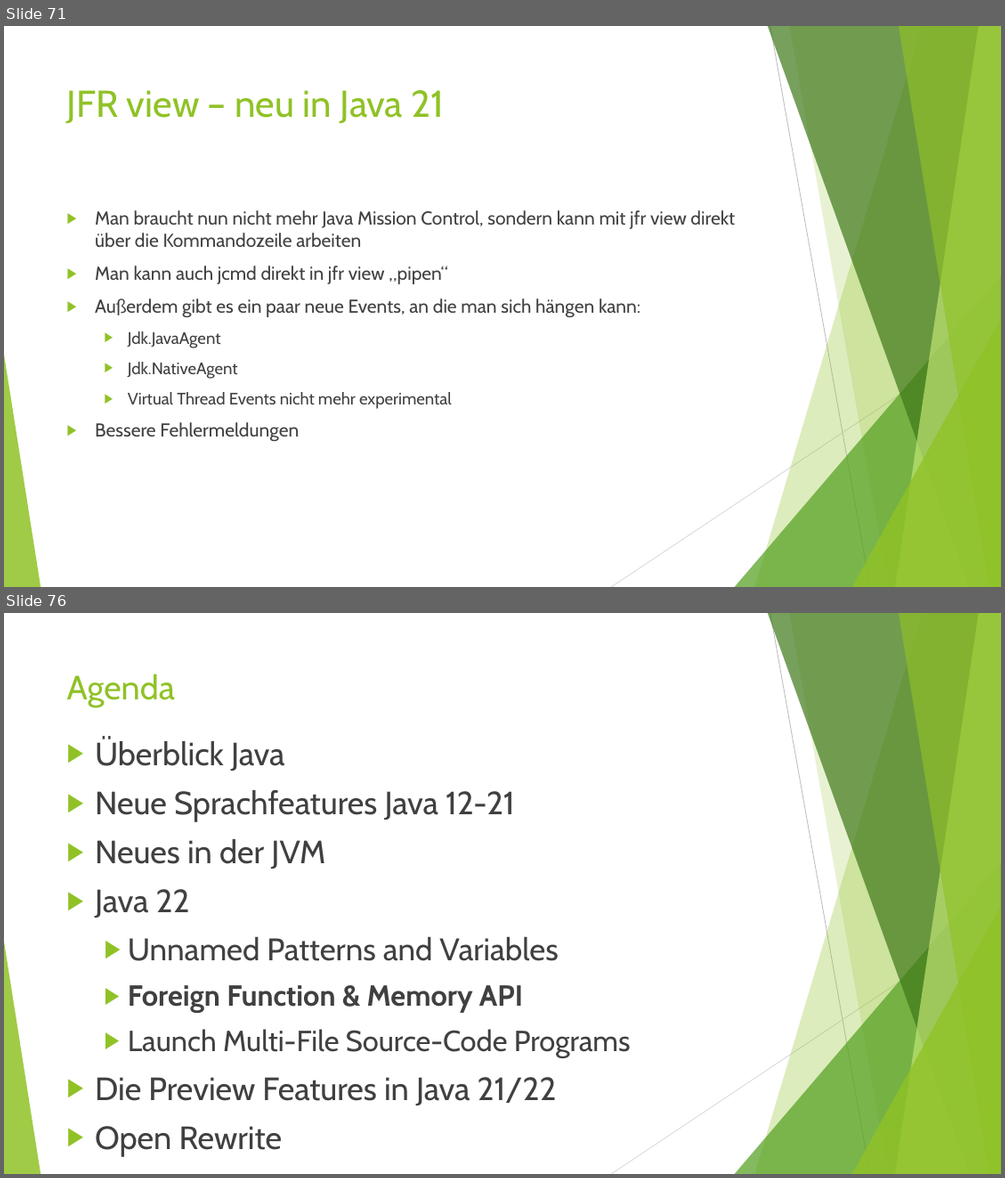
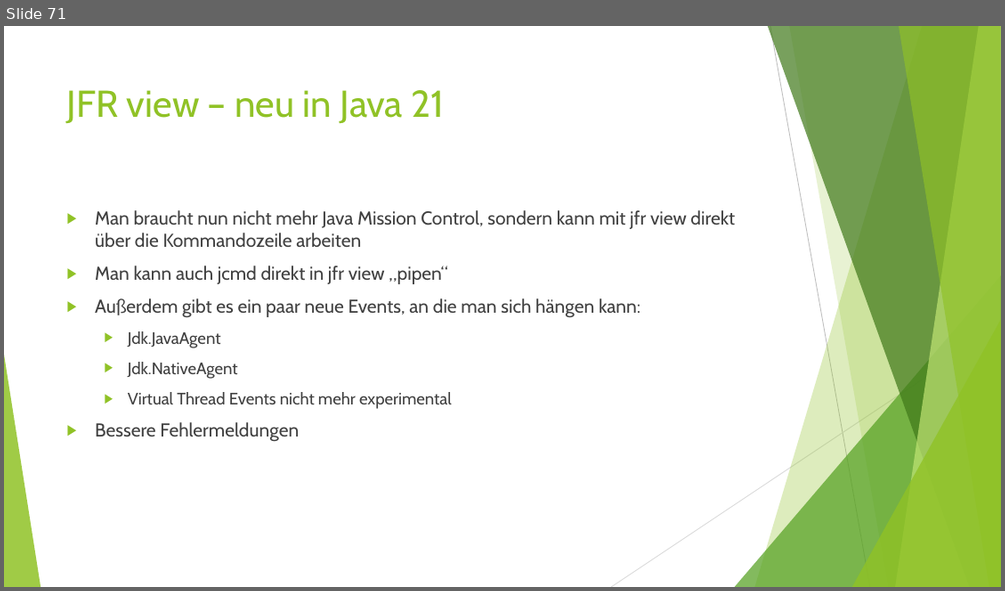
Before and after one commit to MichaelZett/20250210_java_12_17, a slide deck: Neuerungen_Java_12_17.pptx. Shown one above the other, each under a label of ours: slides 71 and 76 before the commit, slide 71 after it; the slides between them are not shown. The pictures are 1005x1178 and 1005x591 pixels, drawn with LibreOffice and Linux fonts; fonts in the diff are those of the drawing. Boxes give left, top, right and bottom in pixels: in the first picture for what was removed or moved away, otherwise in the second. Text is boxed around its words. In the diff, an @@ line names an element or a change of style, - is before the commit and + after.

```diff
--- a/Neuerungen_Java_12_17.pptx
+++ b/Neuerungen_Java_12_17.pptx
@@ slide 76 removed at <box>4,613,1001,1174</box>, background #FFFFFF; not listed: 10 template elements that a slide beside it also shows @@
@@ title removed at <box>67,674,175,708</box> @@
-Agenda
@@ text removed at <box>95,738,631,1156</box> @@
-▶ Überblick Java
-▶ Neue Sprachfeatures Java 12-21
-▶ Neues in der JVM
-▶ Java 22
-  ▶ Unnamed Patterns and Variables
-  ▶ Foreign Function & Memory API
-  ▶ Launch Multi-File Source-Code Programs
-▶ Die Preview Features in Java 21/22
-▶ Open Rewrite
```
Also in this commit, not shown: 20 slides changed, 27 other slides removed, 7 other files.
